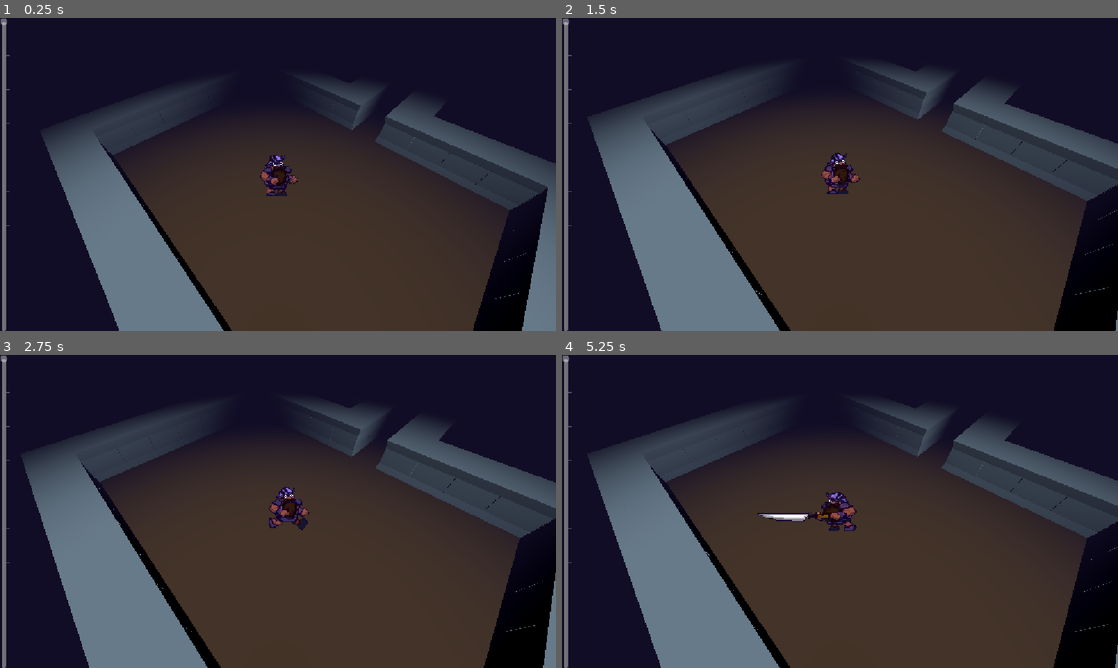
Above: before the commit, frames 1-4 (two rows, left to right).
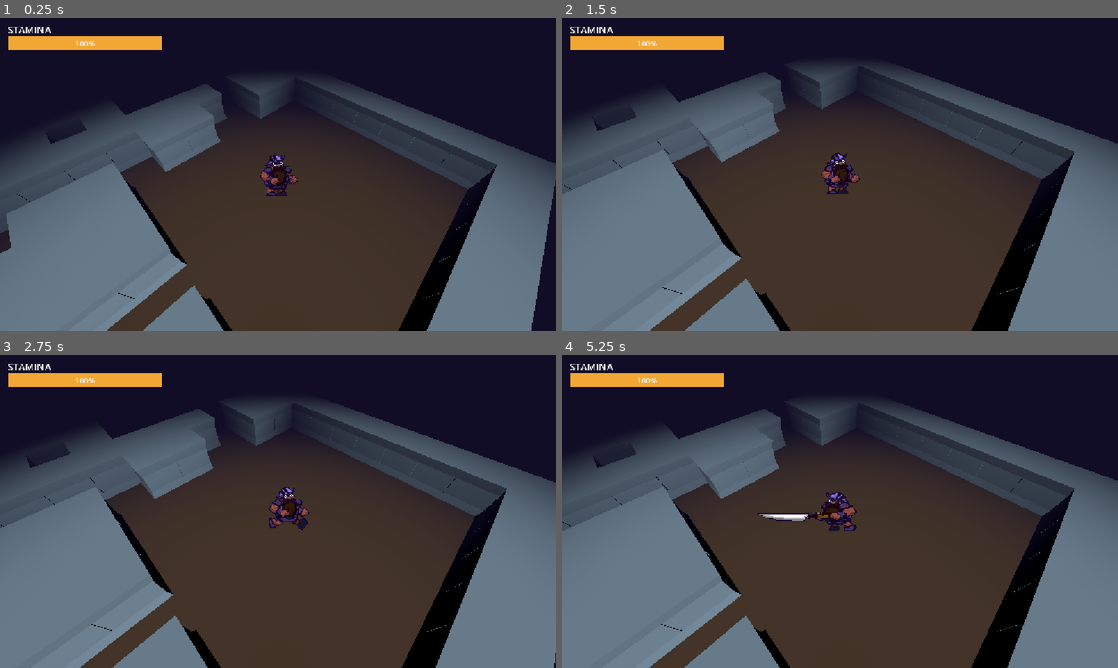
Above: after the commit, the same moments.

Repository: quack-pot/sword_and_sear
Game: Godot game, scene res://scenes/scn_dungeon.tscn
Same seed, same stepped clock (60 frames per second), same inputs: the game is played once before the commit and once after it. Before the commit the project has no main scene; this scene is started directly in both runs.
Inputs (mouse positions are in pixels of both pictures, inside the frame that each line leads up to):
- Up to frame 1 (0.25 s): no input
- Up to frame 2 (1.5 s): tap Enter at 0.5 s; drag from (840, 174) to (895, 105) at 0.52 s; drag from (728, 190) to (812, 237) at 1.27 s
- Up to frame 3 (2.75 s): move the mouse to (333, 442) at 2.02 s; hold D (Right) from 2.03 s (still down); hold Space (Attack) from 2.03 s (still down); click (333, 442) at 2.17 s
- Up to frame 4 (5.25 s): release D (Right) at 2.75 s; release Space (Attack) at 2.75 s; drag from (812, 574) to (673, 464) at 2.77 s; move the mouse to (1006, 558) at 3.52 s; hold A (Left) 3.53-4.25 s; hold Space (Attack) 3.53-4.25 s; click (1006, 558) at 3.67 s; drag from (673, 464) to (756, 433) at 4.27 s; move the mouse to (867, 511) at 5.02 s; hold S (Down) from 5.03 s (still down); hold Space (Attack) from 5.03 s (still down); click (867, 511) at 5.17 s

The runs differ from the first frame. In frame 1, 27% of the frame differs, in the area x 0-100%, y 0-100%; in frame 2, 27%; in frame 3, 26%; in frame 4, 27%.

Commit message:
stamina reward + meter + floor tweaks

Diff:
--- a/entities/cooking/cooking_minigame.gd
+++ b/entities/cooking/cooking_minigame.gd
@@ -7,6 +7,10 @@
 @export var good_threshold := 0.4
 @export var perfect_threshold := 0.8
 @export var dish_texture: Texture2D
+
+@export var perfect_stamina := 100
+@export var good_stamina := 60
+@export var ruined_stamina := 20
 
 @onready var steps: Control = $Steps
 @onready var prompt: Label = $Prompt
@@ -47,16 +51,22 @@
 
 func _show_result() -> void:
 	var average = total / steps.get_child_count()
+	var stamina_gain: int
 	if average >= perfect_threshold:
 		grade = Grade.PERFECT
+		stamina_gain = perfect_stamina
 	elif average >= good_threshold:
 		grade = Grade.GOOD
+		stamina_gain = good_stamina
 	else:
 		grade = Grade.RUINED
+		stamina_gain = ruined_stamina
+
+	PlayerStamina.add_stamina(stamina_gain)
 
 	prompt.hide()
 	result.show()
-	grade_label.text = Grade.keys()[grade]
+	grade_label.text = "%s  +%d stamina" % [Grade.keys()[grade], stamina_gain]
 
 	if grade == Grade.RUINED:
 		dish.modulate = Color(0.35, 0.3, 0.3) # make it look burnt
--- /dev/null
+++ b/entities/ui/stamina_meter.tscn
@@ -0,0 +1,37 @@
+[gd_scene format=3]
+
+[ext_resource type="Script" uid="uid://b6gdj4pc8icpm" path="res://scripts/stamina/stamina_meter.gd" id="1_meter"]
+
+[sub_resource type="StyleBoxFlat" id="StyleBoxFlat_bg"]
+bg_color = Color(0.08, 0.06, 0.12, 0.85)
+border_width_left = 2
+border_width_top = 2
+border_width_right = 2
+border_width_bottom = 2
+border_color = Color(0, 0, 0, 1)
+
+[sub_resource type="StyleBoxFlat" id="StyleBoxFlat_fill"]
+bg_color = Color(0.95, 0.65, 0.2, 1)
+
+[node name="StaminaMeter" type="CanvasLayer"]
+process_mode = 3
+layer = 2
+
+[node name="Label" type="Label" parent="."]
+offset_left = 16.0
+offset_top = 10.0
+offset_right = 336.0
+offset_bottom = 36.0
+mouse_filter = 2
+theme_override_font_sizes/font_size = 20
+text = "STAMINA"
+
+[node name="Bar" type="ProgressBar" parent="."]
+offset_left = 16.0
+offset_top = 38.0
+offset_right = 336.0
+offset_bottom = 66.0
+mouse_filter = 2
+theme_override_styles/background = SubResource("StyleBoxFlat_bg")
+theme_override_styles/fill = SubResource("StyleBoxFlat_fill")
+script = ExtResource("1_meter")
--- a/project.godot
+++ b/project.godot
@@ -11,6 +11,7 @@
 [application]
 
 config/name="sword_and_sear"
+run/main_scene="uid://cd2pv1oownrl3"
 config/features=PackedStringArray("4.7", "Forward Plus")
 config/icon="uid://b17isn7rp26ht"
 
--- a/scenes/scn_camp.tscn
+++ b/scenes/scn_camp.tscn
@@ -6,7 +6,7 @@
 [ext_resource type="PackedScene" path="res://entities/dungeon_crawler/dungeon_player.scn" id="4_player"]
 [ext_resource type="PackedScene" uid="uid://i7oif8qahco0" path="res://entities/cooking/campfire.tscn" id="5_campfire"]
 [ext_resource type="PackedScene" path="res://entities/dungeon_crawler/stairs.scn" id="6_stairs"]
-[ext_resource type="Script" uid="uid://b6gdj4pc8icpm" path="res://scripts/stamina/stamina_meter.gd" id="7_meter"]
+[ext_resource type="PackedScene" path="res://entities/ui/stamina_meter.tscn" id="7_meter"]
 
 [sub_resource type="Environment" id="Environment_camp"]
 background_mode = 1
@@ -47,24 +47,4 @@
 [node name="WorldEnvironment" type="WorldEnvironment" parent="."]
 environment = SubResource("Environment_camp")
 
-[node name="Control" type="Control" parent="."]
-layout_mode = 3
-anchors_preset = 15
-anchor_right = 1.0
-anchor_bottom = 1.0
-grow_horizontal = 2
-grow_vertical = 2
-mouse_filter = 2
-
-[node name="VSlider" type="VSlider" parent="Control"]
-layout_mode = 1
-anchors_preset = 9
-anchor_bottom = 1.0
-offset_right = 16.0
-grow_vertical = 2
-mouse_filter = 2
-editable = false
-scrollable = false
-tick_count = 10
-ticks_on_borders = true
-script = ExtResource("7_meter")
+[node name="StaminaMeter" parent="." instance=ExtResource("7_meter")]
--- a/scenes/scn_dungeon.tscn
+++ b/scenes/scn_dungeon.tscn
@@ -5,7 +5,7 @@
 [ext_resource type="PackedScene" uid="uid://cqroag4yv1u3j" path="res://entities/dungeon_crawler/floor.scn" id="3_6fjkk"]
 [ext_resource type="PackedScene" uid="uid://0x78r47o8k6r" path="res://entities/dungeon_crawler/standard_chest.scn" id="4_6jsnp"]
 [ext_resource type="PackedScene" uid="uid://dwkodh463queh" path="res://entities/dungeon_crawler/cabbage_enemy.scn" id="5_o1tfa"]
-[ext_resource type="Script" uid="uid://b6gdj4pc8icpm" path="res://scripts/stamina/stamina_meter.gd" id="6_iihhf"]
+[ext_resource type="PackedScene" path="res://entities/ui/stamina_meter.tscn" id="6_iihhf"]
 
 [sub_resource type="Environment" id="Environment_iixl2"]
 background_mode = 1
@@ -21,6 +21,8 @@
 
 [node name="Node3D" type="Node3D" parent="." unique_id=1126167132]
 script = ExtResource("1_i7qep")
+width = 32
+height = 32
 wall_prefabs = Array[PackedScene]([ExtResource("2_iihhf")])
 floor_prefabs = Array[PackedScene]([ExtResource("3_6fjkk")])
 chest_scene = ExtResource("4_6jsnp")
@@ -32,24 +34,4 @@
 [node name="WorldEnvironment" type="WorldEnvironment" parent="." unique_id=943662893]
 environment = SubResource("Environment_iixl2")
 
-[node name="Control" type="Control" parent="." unique_id=1506930171]
-layout_mode = 3
-anchors_preset = 15
-anchor_right = 1.0
-anchor_bottom = 1.0
-grow_horizontal = 2
-grow_vertical = 2
-mouse_filter = 2
-
-[node name="VSlider" type="VSlider" parent="Control" unique_id=777716916]
-layout_mode = 1
-anchors_preset = 9
-anchor_bottom = 1.0
-offset_right = 16.0
-grow_vertical = 2
-mouse_filter = 2
-editable = false
-scrollable = false
-tick_count = 10
-ticks_on_borders = true
-script = ExtResource("6_iihhf")
+[node name="StaminaMeter" parent="." instance=ExtResource("6_iihhf")]
--- a/scripts/stamina/stamina_meter.gd
+++ b/scripts/stamina/stamina_meter.gd
@@ -1,4 +1,4 @@
-extends Slider
+extends Range
 
 func _process(_delta: float) -> void:
 	value = max_value * (float(PlayerStamina.get_stamina()) / PlayerStamina.MAX_STAMINA)
